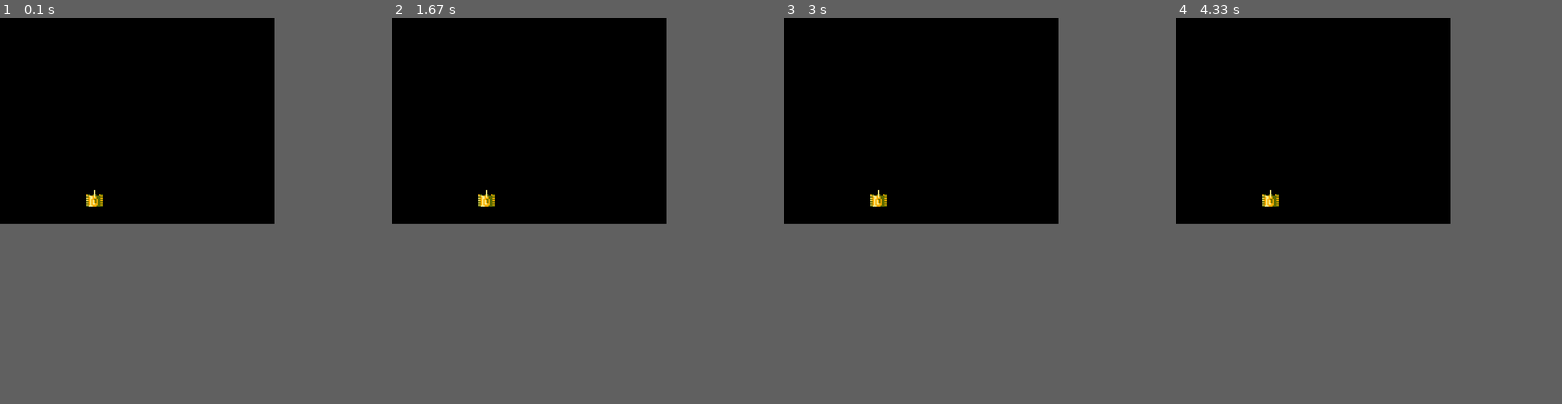
Above: before the commit, frames 1-4 (left to right).
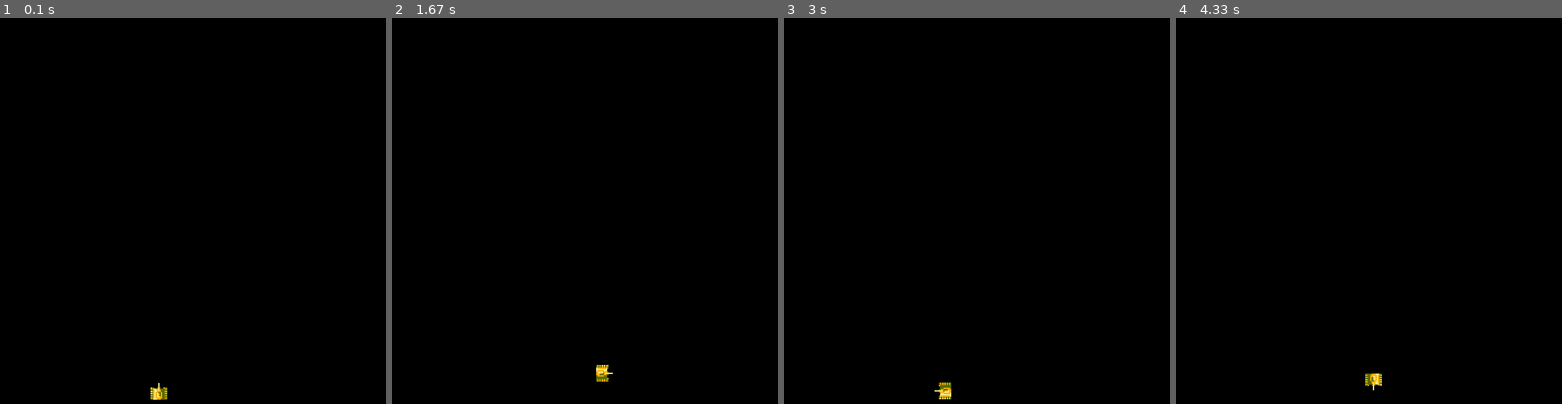
Above: after the commit, the same moments.

Repository: flitme/pygame
Game: pygame game, started from main.py
Two runs of this game, one before a commit and one after it. Both use one fixed random seed, a clock stepped at 60 frames per second and the inputs below.
Inputs:
- Up to frame 1 (0.1 s): no input
- Up to frame 2 (1.67 s): hold Right 0.33-0.8 s; hold Up 0.83-1.13 s; hold Right 1.17-1.63 s
- Up to frame 3 (3 s): hold Left 1.67-2.2 s; hold Down 2.23-2.53 s; hold Left 2.57-2.97 s
- Up to frame 4 (4.33 s): hold Up 3-3.37 s; hold Right 3.4-4.03 s; hold Down from 4.07 s (still down)
In our replay, the window is 640x480 before the commit and 900x900 after it. These sizes can differ from the game's own. Grey fills any space a smaller window leaves; there, only what the larger window draws over its background counts as a difference.

The runs differ from the first frame. In frame 1, 0.3% of the frame differs, in the area x 22-44%, y 44-99%; in frame 2, 0.3%; in frame 3, 0.3%; in frame 4, 0.3%.

Commit message:
Functional Tank and Cosmetic Changes

Diff:
--- a/main.py
+++ b/main.py
@@ -1,34 +1,6 @@
 import pygame
 from tank import Tank
-# Константы для размеров поля и сетки:
-SCREEN_WIDTH, SCREEN_HEIGHT = 640, 480
-GRID_SIZE = 20
-GRID_WIDTH = SCREEN_WIDTH // GRID_SIZE
-GRID_HEIGHT = SCREEN_HEIGHT // GRID_SIZE
-
-# Направления движения:
-UP = (0, -1)
-DOWN = (0, 1)
-LEFT = (-1, 0)
-RIGHT = (1, 0)
-
-# Цвет фона - черный:
-BOARD_BACKGROUND_COLOR = (0, 0, 0)
-
-# Цвет границы ячейки
-BORDER_COLOR = (93, 216, 228)
-
-# Скорость движения танка:
-SPEED = 20
-
-# Настройка игрового окна:
-screen = pygame.display.set_mode((SCREEN_WIDTH, SCREEN_HEIGHT), 0, 32)
-
-# Заголовок окна игрового поля:
-pygame.display.set_caption('Танчики')
-
-# Настройка времени:
-clock = pygame.time.Clock()
+from settings import *
 
 def main():
     """Основная функция игры."""
@@ -48,5 +20,22 @@
                 pygame.quit()
                 return
 
+        # Получаем состояние всех клавиш
+        keys = pygame.key.get_pressed()
+        # Определяем направление движения на основе зажатых клавиш
+        if keys[pygame.K_UP]:
+            tank.move('UP')
+        elif keys[pygame.K_DOWN]:
+            tank.move('DOWN')
+        elif keys[pygame.K_LEFT]:
+            tank.move('LEFT')
+        elif keys[pygame.K_RIGHT]:
+            tank.move('RIGHT')
+
+        screen.fill((0, 0, 0))
+        tank.draw(screen)
+
+        pygame.display.update()
+
 if __name__ == '__main__':
     main()
--- a/settings.py
+++ b/settings.py
@@ -1 +1,23 @@
 # Все константы
+import pygame
+
+SCREEN_WIDTH, SCREEN_HEIGHT = 900, 900
+GRID_SIZE = 20
+
+# Цвет фона:
+BOARD_BACKGROUND_COLOR = (0, 0, 0)
+
+# Цвет границы ячейки
+BORDER_COLOR = (93, 216, 228)
+
+# Скорость игры:
+SPEED = 20
+
+# Настройка игрового окна:
+screen = pygame.display.set_mode((SCREEN_WIDTH, SCREEN_HEIGHT), 0, 32)
+
+# Заголовок окна игрового поля:
+pygame.display.set_caption('Танчики')
+
+# Настройка времени:
+clock = pygame.time.Clock()
--- a/tank.py
+++ b/tank.py
@@ -2,11 +2,41 @@
 import pygame
 
 class Tank:
+    image = 'sprites/player.png'
     def __init__(self):
-        self.x = 200
-        self.y = 400
-        self.image = pygame.image.load('sprites/player.png').convert_alpha()
+        self.x = 350
+        self.y = 850
+        self.speed = 7
+        self.image = pygame.image.load(self.image).convert_alpha()
         self.image = pygame.transform.scale(self.image, (40, 40))
+        self.image_rotated = self.image
+        self.old_direction = 'UP'
+        self.angle = 0
     def draw(self, screen):
         rect = pygame.Rect(self.x, self.y, 40, 40)
-        screen.blit(self.image, rect)
+        screen.blit(self.image_rotated, rect)
+    def move(self, direction):
+        if direction == 'UP':
+            self.y -= self.speed
+            if self.old_direction != direction:
+                self.angle = 0
+                self.image_rotated = pygame.transform.rotate(self.image, self.angle)
+                self.old_direction = direction
+        if direction == 'DOWN':
+            self.y += self.speed
+            if self.old_direction != direction:
+                self.angle = 180
+                self.image_rotated = pygame.transform.rotate(self.image, self.angle)
+                self.old_direction = direction
+        if direction == 'LEFT':
+            self.x -= self.speed
+            if self.old_direction != direction:
+                self.angle = 90
+                self.image_rotated = pygame.transform.rotate(self.image, self.angle)
+                self.old_direction = direction
+        if direction == 'RIGHT':
+            self.x += self.speed
+            if self.old_direction != direction:
+                self.angle = 270
+                self.image_rotated = pygame.transform.rotate(self.image, self.angle)
+                self.old_direction = direction
